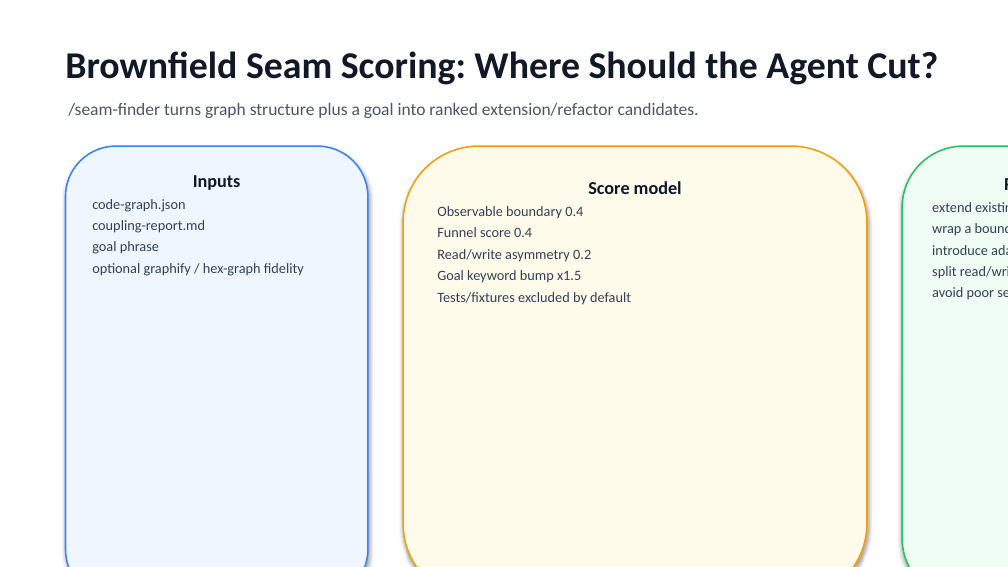
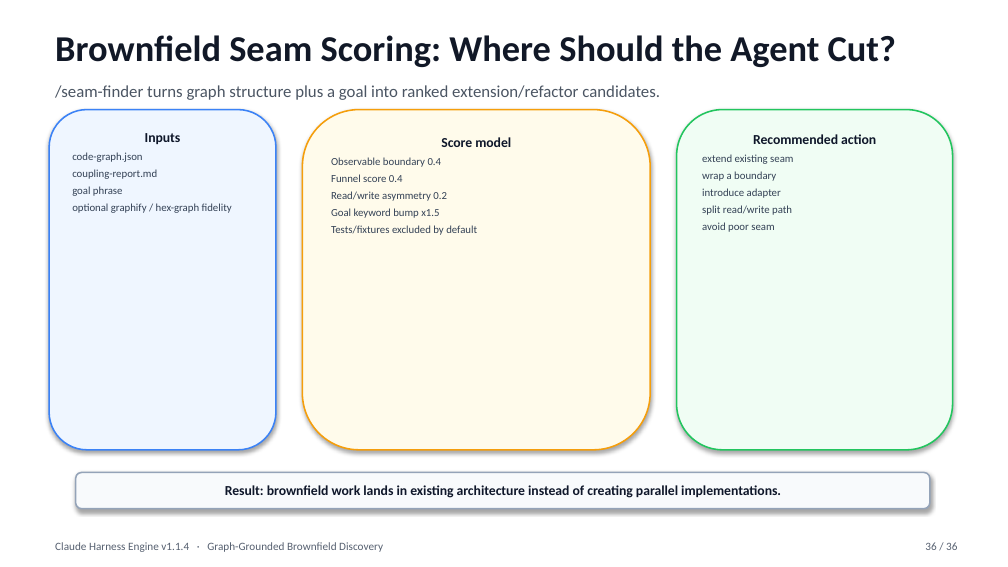
Before and after one commit to cwijayasundara/claude_harness_eng_v6, a slide deck: slide 36 of Claude_Harness_Engine_Design.pptx. Drawn at 1008x567 pixels with LibreOffice and Linux fonts; fonts in the diff are those of the drawing. Boxes give left, top, right and bottom in pixels: in the first picture for what was removed or moved away, otherwise in the second. Text is boxed around its words. In the diff, an @@ line names an element or a change of style, - is before the commit and + after.

```diff
--- a/Claude_Harness_Engine_Design.pptx
+++ b/Claude_Harness_Engine_Design.pptx
@@ text "Brownfield Seam Scoring: Where Should ...": place and size @@
-text "Brownfield Seam Scoring: Where Should ..." at bbox=[65, 51, 938, 85]
+text "Brownfield Seam Scoring: Where Should ..." at bbox=[55, 35, 896, 67]
@@ text "Brownfield Seam Scoring: Where Should ..." at bbox=[55, 35, 896, 67]: size 27 to 26 pt @@
@@ text "/seam-finder turns graph structure plus ...": place and size @@
-text "/seam-finder turns graph structure plus ..." at bbox=[68, 103, 699, 118]
+text "/seam-finder turns graph structure plus ..." at bbox=[55, 85, 660, 100]
@@ text "/seam-finder turns graph structure plus ..." at bbox=[55, 85, 660, 100]: size 12.5 to 12 pt @@
@@ rounded rectangle "Inputs": place and size @@
-rounded rectangle "Inputs" at bbox=[66, 146, 368, 567]
+rounded rectangle "Inputs" at bbox=[49, 110, 276, 451]
@@ rounded rectangle "Inputs" at bbox=[49, 110, 276, 451]: size 13 to 9.8 pt in "Inputs"; size 10.2 to 7.6 pt @@
@@ rounded rectangle "Score model": place and size @@
-rounded rectangle "Score model" at bbox=[403, 146, 867, 567]
+rounded rectangle "Score model" at bbox=[302, 110, 650, 451]
@@ rounded rectangle "Score model" at bbox=[302, 110, 650, 451]: size 13 to 9.8 pt in "Score model"; size 10.2 to 7.6 pt @@
@@ rounded rectangle "Recommended action": place and size @@
-rounded rectangle "Recommended action" at bbox=[902, 146, 1008, 567]
+rounded rectangle "Recommended action" at bbox=[676, 110, 953, 451]
@@ rounded rectangle "Recommended action" at bbox=[676, 110, 953, 451]: size 13 to 9.8 pt in "Recommended action"; size 10.2 to 7.6 pt in "extend existing seam", "wrap a boundary", "introduce adapter", "split read/write path" and 1 more places @@
@@ rounded rectangle added at bbox=[76, 473, 929, 509], fill #F8FAFC, outline #94A3B8 1.1 pt, 9.8 pt, text #0F172A, bold @@
+Result: brownfield work lands in existing architecture instead of creating parallel implementations.
@@ text added at bbox=[55, 542, 383, 552], 8 pt, text #566070 @@
+Claude Harness Engine v1.1.4 · Graph-Grounded Brownfield Discovery
@@ text added at bbox=[925, 542, 957, 550], 8 pt, text #566070 @@
+36 / 36
```
Also in this commit, not shown: 8 other slides changed, 4 other files.
